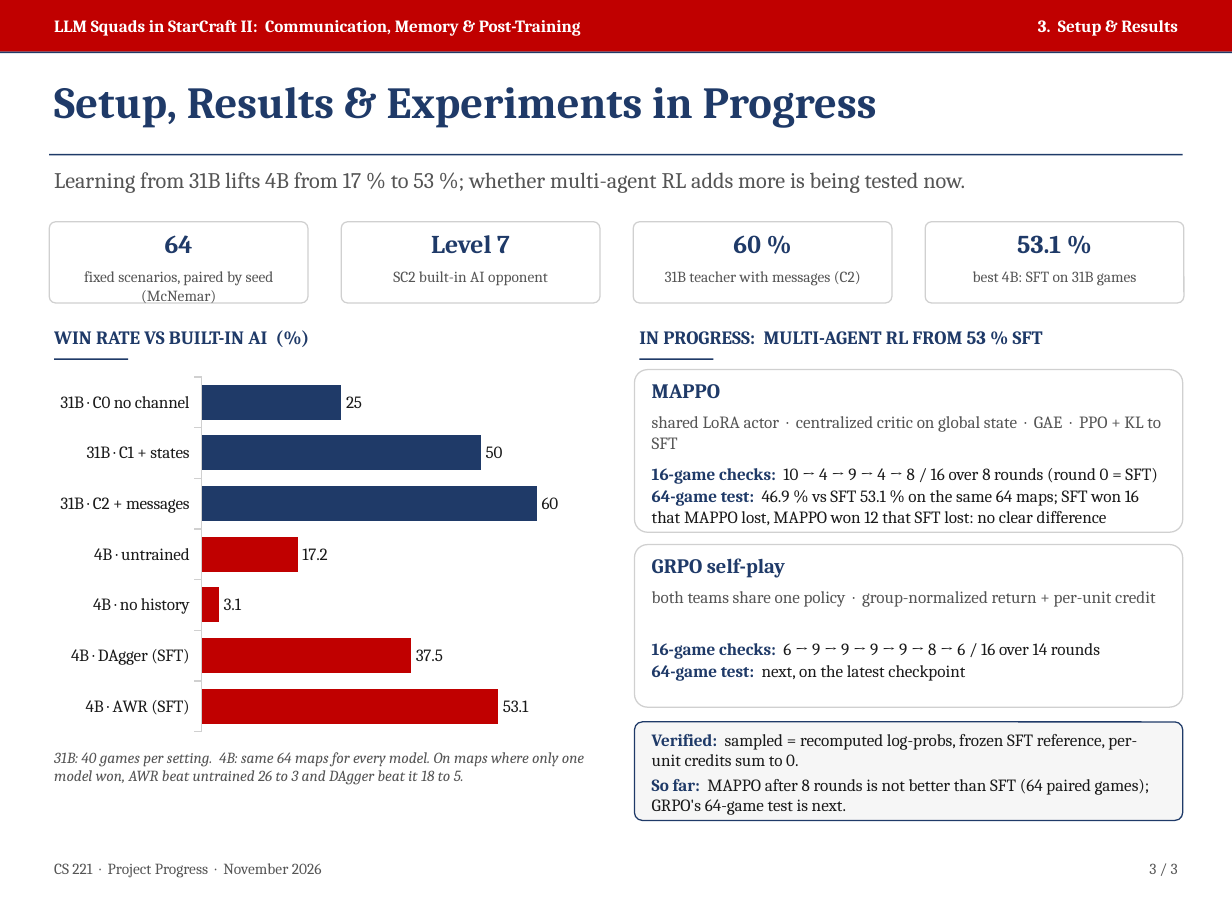
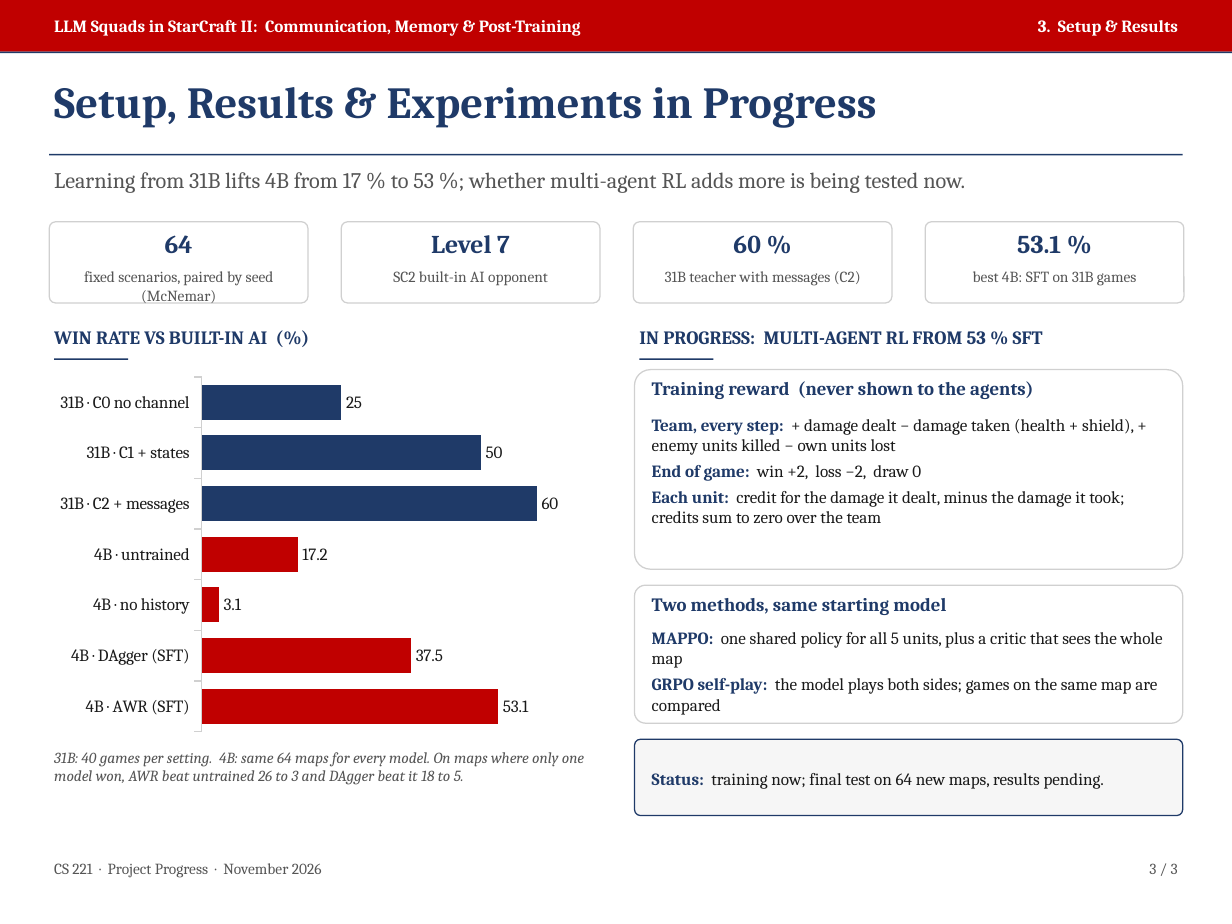
Before and after one commit to para2046/cs221-llm-squads, a slide deck: slide 3 of report/cs221_progress_slides.pptx. Drawn at 1232x924 pixels with LibreOffice and Linux fonts; fonts in the diff are those of the drawing. Boxes give left, top, right and bottom in pixels: in the first picture for what was removed or moved away, otherwise in the second. Text is boxed around its words. In the diff, an @@ line names an element or a change of style, - is before the commit and + after.

```diff
--- a/report/cs221_progress_slides.pptx
+++ b/report/cs221_progress_slides.pptx
@@ rounded rectangle: place and size @@
-rounded rectangle at <box>634,370,1183,532</box>
+rounded rectangle at <box>634,370,1183,569</box>
@@ text at <box>652,381,1033,399</box>: text changed; size 12 to 11 pt @@
-MAPPO
+Training reward (never shown to the agents)
@@ text at <box>652,419,1134,523</box>: text changed; text colour #555555 to #1A1A1A @@
-shared LoRA actor · centralized critic on global state · GAE · PPO + KL to SFT
+Team, every step: + damage dealt − damage taken (health + shield), + enemy units killed − own units lost
+End of game: win +2, loss −2, draw 0
+Each unit: credit for the damage it dealt, minus the damage it took; credits sum to zero over the team
@@ text removed at <box>652,468,1157,525</box> @@
-16-game checks: 10 → 4 → 9 → 4 → 8 / 16 over 8 rounds (round 0 = SFT)
-64-game test: 46.9 % vs SFT 53.1 % on the same 64 maps; SFT won 16 that MAPPO lost, MAPPO won 12 that SFT lost: no clear difference
@@ rounded rectangle: place and size @@
-rounded rectangle at <box>634,545,1183,707</box>
+rounded rectangle at <box>634,585,1183,723</box>
@@ text removed at <box>652,591,1155,607</box> @@
-both teams share one policy · group-normalized return + per-unit credit
@@ text added at <box>652,598,946,615</box>, 11 pt, text #1F3A68, bold @@
+Two methods, same starting model
@@ text at <box>652,632,1163,715</box>: text changed; size 12 to 10 pt; text colour #1F3A68 to #1A1A1A; bold off @@
-GRPO self-play
+MAPPO: one shared policy for all 5 units, plus a critic that sees the whole map
+GRPO self-play: the model plays both sides; games on the same map are compared
@@ rounded rectangle: place and size @@
-rounded rectangle at <box>634,722,1183,821</box>
+rounded rectangle at <box>634,739,1183,816</box>
@@ text "Status: training now; final test ..." at <box>652,773,1104,789</box>: vertical alignment top to middle @@
@@ text removed at <box>652,734,1150,815</box> @@
-Verified: sampled = recomputed log-probs, frozen SFT reference, per-unit credits sum to 0.
-So far: MAPPO after 8 rounds is not better than SFT (64 paired games); GRPO's 64-game test is next.
@@ text at <box>652,773,1104,789</box>: text changed @@
-16-game checks: 6 → 9 → 9 → 9 → 9 → 8 → 6 / 16 over 14 rounds
-64-game test: next, on the latest checkpoint
+Status: training now; final test on 64 new maps, results pending.
```
Also in this commit, not shown: 2 other slides changed, 1 other file.
